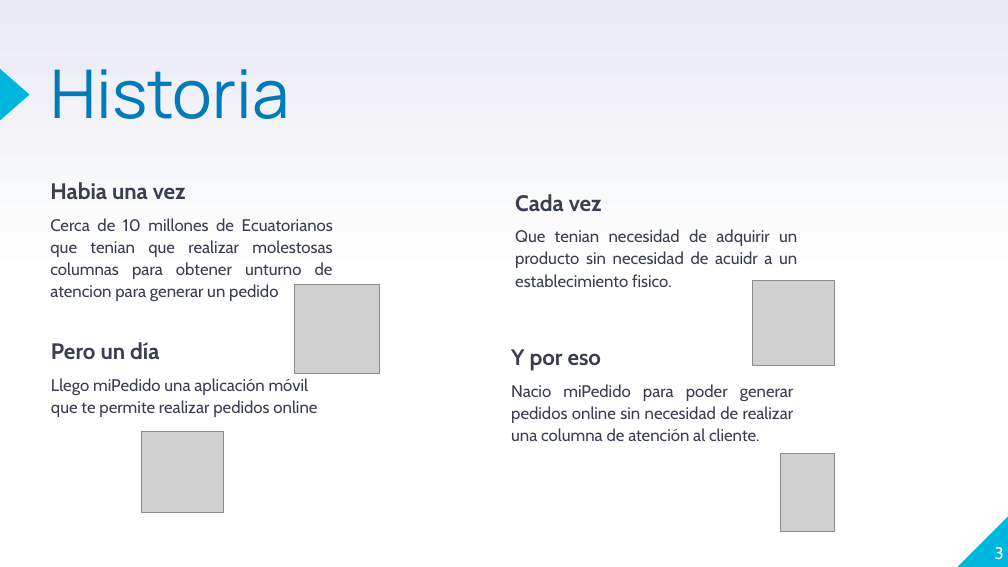
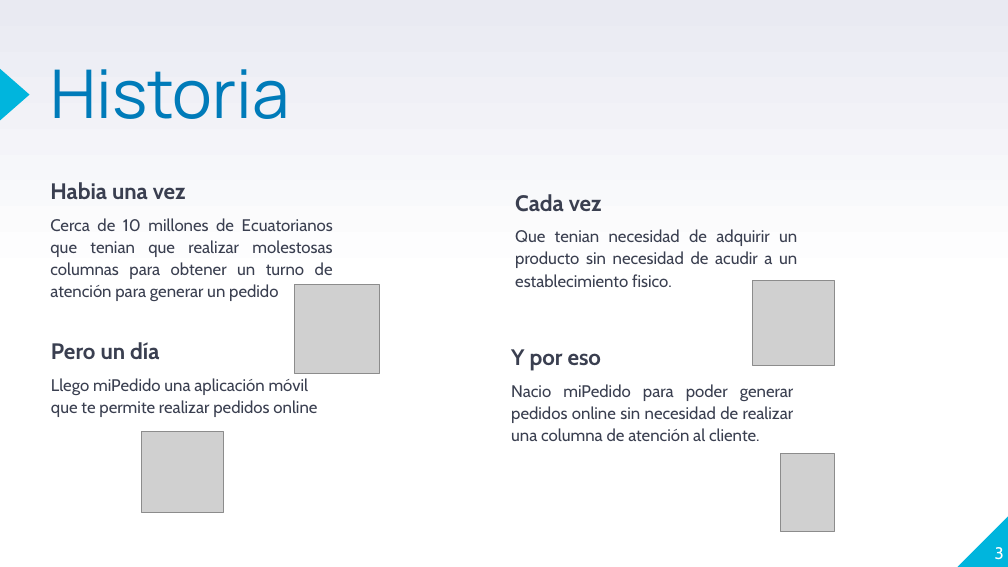
Before and after one commit to lcoronelcosta/integradora, a slide deck: slide 3 of Segundo Borrador - Luis Coronel.pptx. Drawn at 1008x567 pixels with LibreOffice and Linux fonts; fonts in the diff are those of the drawing; grey boxes stand for pictures. Boxes give left, top, right and bottom in pixels: in the first picture for what was removed or moved away, otherwise in the second. Text is boxed around its words. In the diff, an @@ line names an element or a change of style, - is before the commit and + after.

```diff
--- a/Segundo Borrador - Luis Coronel.pptx
+++ b/Segundo Borrador - Luis Coronel.pptx
@@ text at box(50, 218, 333, 301): text changed @@
-Cerca de 10 millones de Ecuatorianos que tenian que realizar molestosas columnas para obtener unturno de atencion para generar un pedido
+Cerca de 10 millones de Ecuatorianos que tenian que realizar molestosas columnas para obtener un turno de atención para generar un pedido
@@ text at box(515, 229, 797, 287): text changed @@
-Que tenian necesidad de adquirir un producto sin necesidad de acuidr a un establecimiento fisico.
+Que tenian necesidad de adquirir un producto sin necesidad de acudir a un establecimiento fisico.
```
Also in this commit, not shown: 5 other slides changed, 2 other files.
